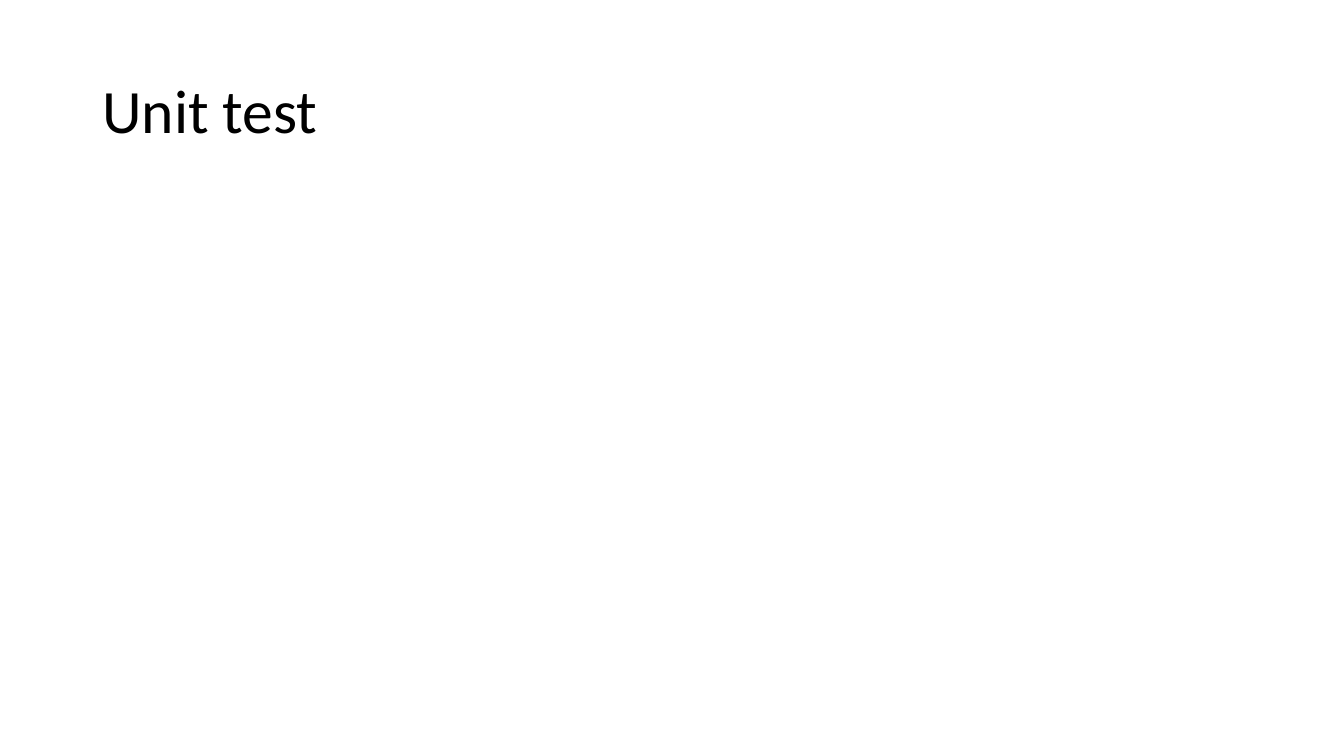
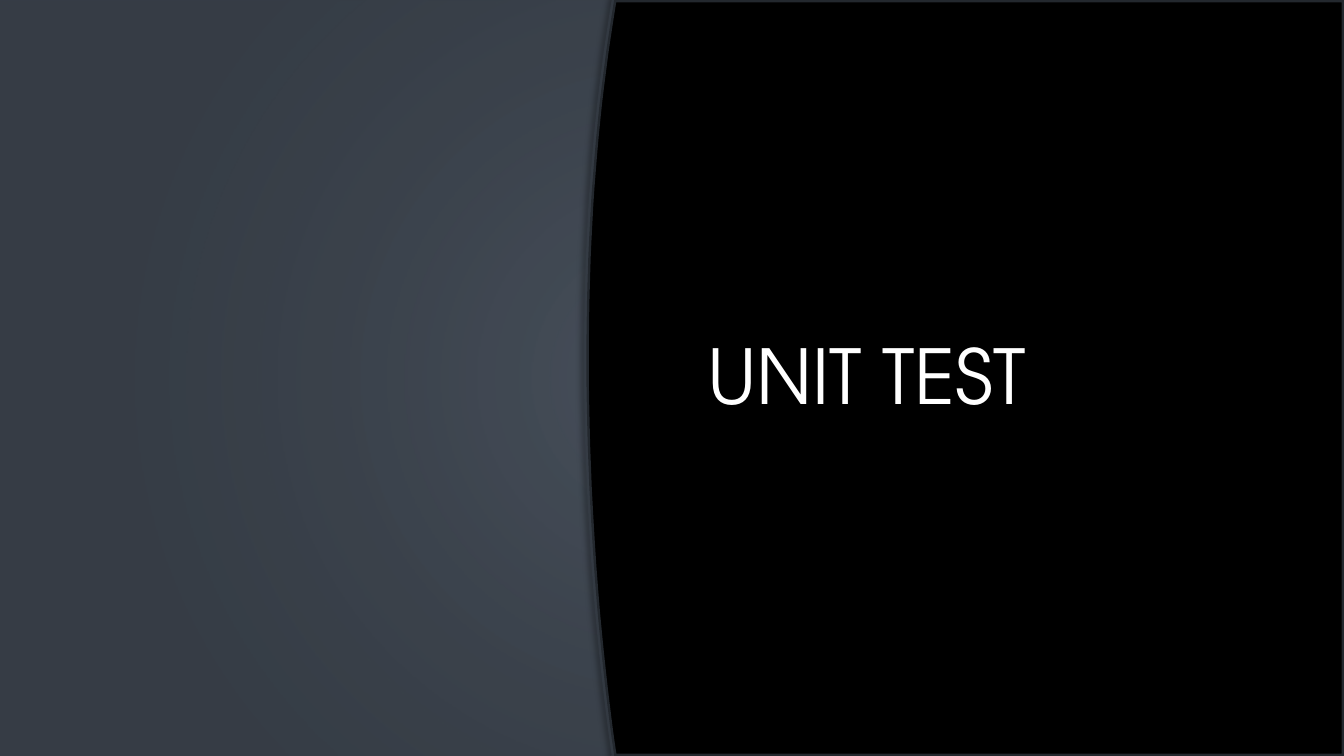
Before and after one commit to secure73/vita_presentation, a slide deck: slide 5 of vita.pptx. Drawn at 1344x756 pixels with LibreOffice and Linux fonts; fonts in the diff are those of the drawing; background and template pictures are left out. Boxes give left, top, right and bottom in pixels: in the first picture for what was removed or moved away, otherwise in the second. Text is boxed around its words. In the diff, an @@ line names an element or a change of style, - is before the commit and + after.

Commit message:
Nadine hat das komplette Design von allen Folien geändert.

```diff
--- a/vita.pptx
+++ b/vita.pptx
@@ background #FFFFFF to picture (left out) @@
@@ rectangle added at <box>0,0,1344,756</box>, fill #363D46 @@
@@ rectangle added at <box>0,0,1344,756</box>, fill gradient #A8B1BC to #7C899A to #363D46 @@
@@ freeform shape added at <box>587,0,1344,756</box>, fill #000000, outline #282E35 3.5 pt @@
@@ title at <box>707,347,1026,405</box>: text changed; size 44 to 54 pt; font Calibri to TeX Gyre Adventor; text colour #000000 to gradient #FFFFFF to #A6A6A6 @@
-Unit test
+UNIT TEST
```
Also in this commit, not shown: 7 other slides changed.
